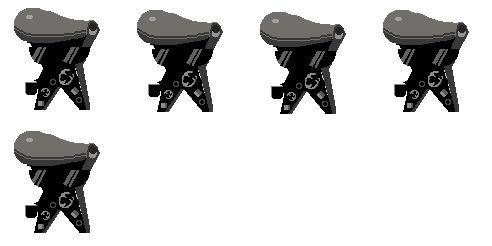
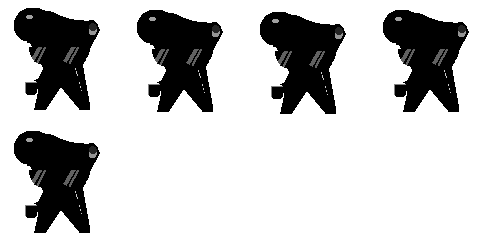
Before/after of a 492x246 layered artwork. What changed in the layer stack:
painted on "Paint Layer 1" over [14, 8, 469, 233]
